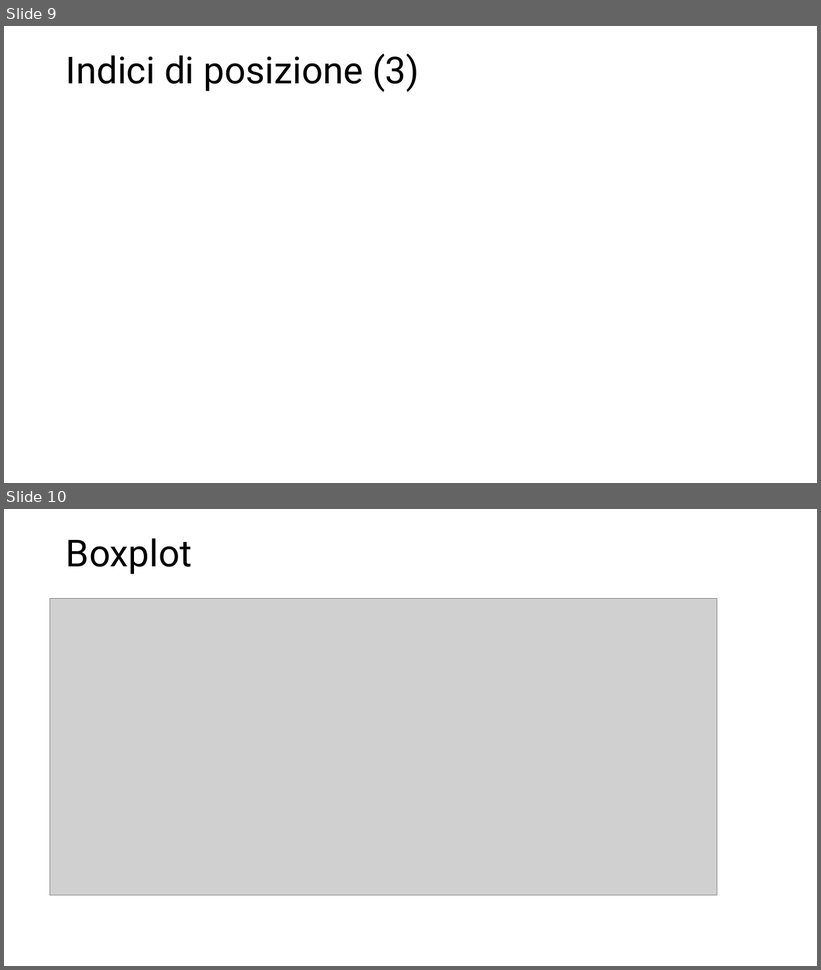
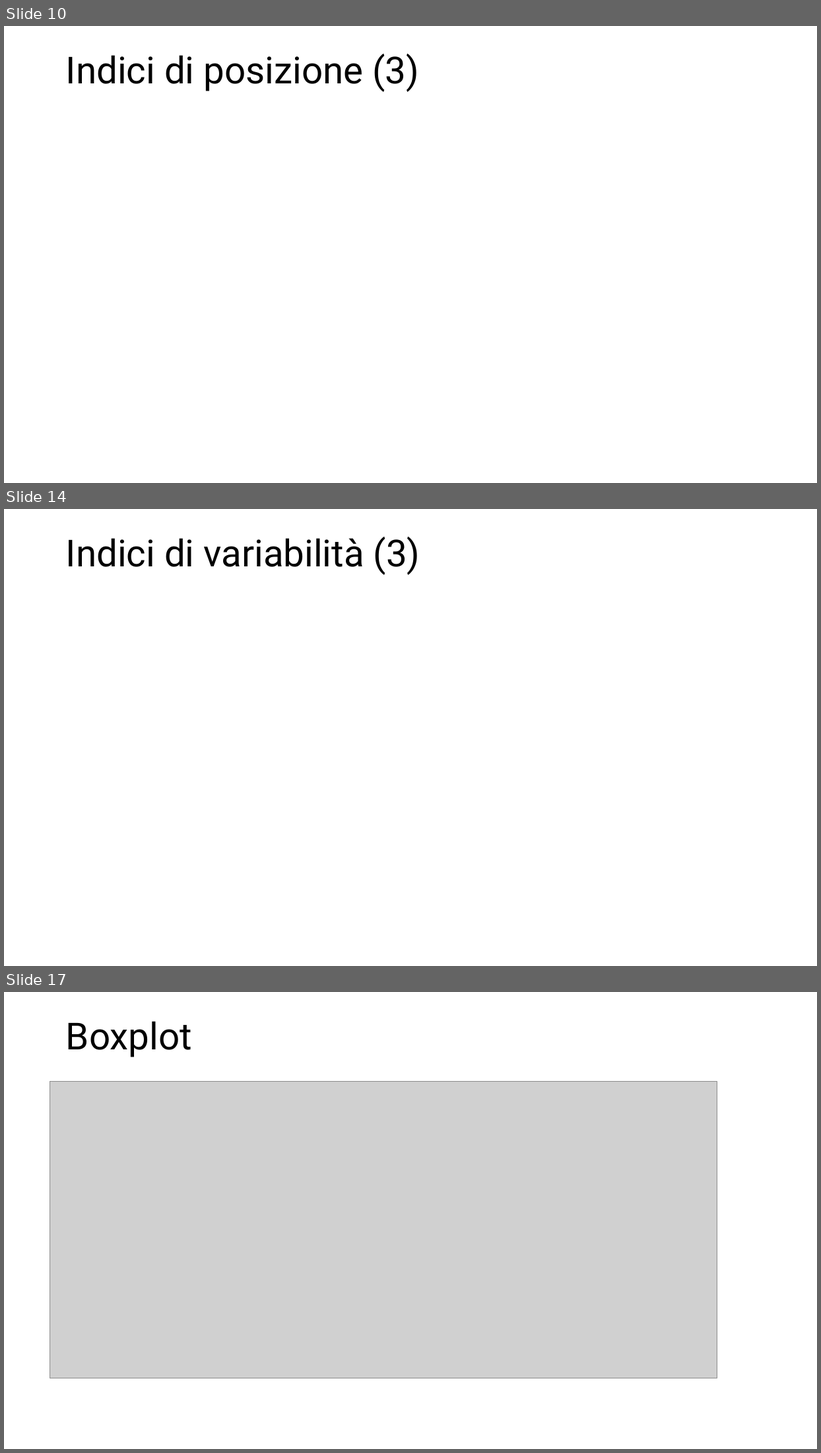
Before and after one commit to rborgoni/B.STAT.5, a slide deck: Slide/BSTAT5 - IntroR - 1.pptx. Shown one above the other, each under a label of ours: slides 9 and 10 before the commit, slides 10, 14 and 17 after it; the slides between them are not shown. The pictures are 821x970 and 821x1453 pixels, drawn with LibreOffice and Linux fonts; fonts in the diff are those of the drawing; grey boxes stand for pictures. Boxes give left, top, right and bottom in pixels: in the first picture for what was removed or moved away, otherwise in the second. Text is boxed around its words. In the diff, an @@ line names an element or a change of style, - is before the commit and + after.

```diff
--- a/Slide/BSTAT5 - IntroR - 1.pptx
+++ b/Slide/BSTAT5 - IntroR - 1.pptx
@@ slide 14 added at box(4, 509, 817, 966), background #FFFFFF @@
@@ title added at box(66, 537, 420, 575), 44 pt, text #000000 @@
+Indici di variabilità (3)
@@ what was slide 9 is now slide 10 @@
@@ what was slide 10 is now slide 17 @@
```
Also in this commit, not shown: 2 slides changed, 8 other slides added, 5 other files.
